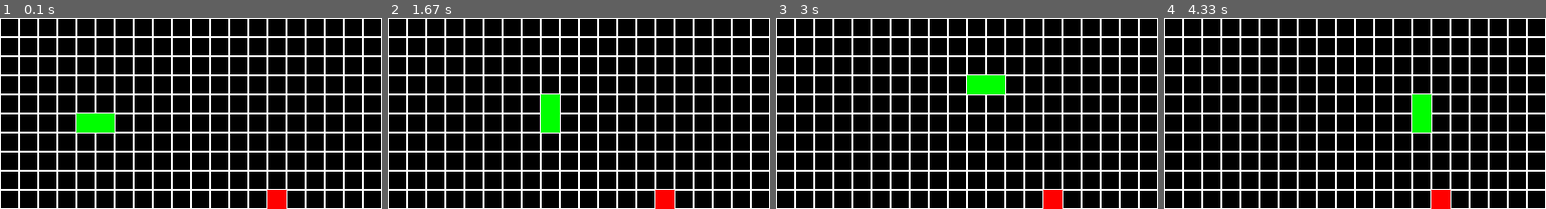
Above: before the commit, frames 1-4 (left to right).
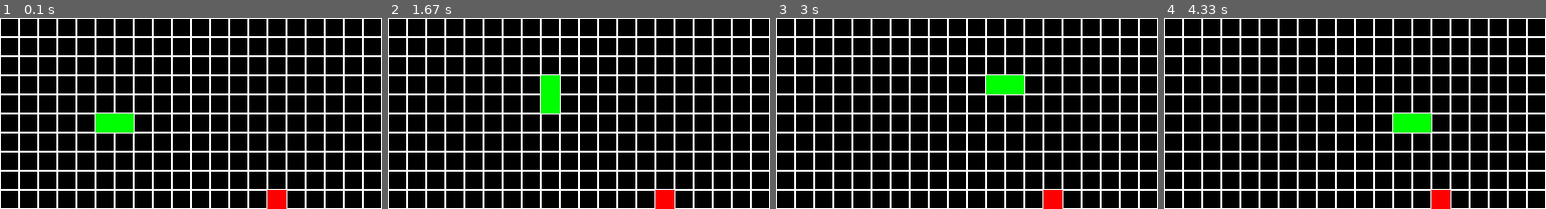
Above: after the commit, the same moments.

Repository: ElChamooo/AlgoBaguette
Game: pygame game, started from snake.py
Same seed, same stepped clock (60 frames per second), same inputs: the game is played once before the commit and once after it.
Inputs:
- Up to frame 1 (0.1 s): no input
- Up to frame 2 (1.67 s): hold Right 0.33-0.8 s; hold Up 0.83-1.33 s; hold Right from 1.37 s (still down)
- Up to frame 3 (3 s): release Right at 2.1 s
- Up to frame 4 (4.33 s): hold Down 3.02-3.93 s; hold Left from 3.97 s (still down)

The runs differ from the first frame. In frame 1, 1.0% of the frame differs, in the area x 20-35%, y 50-60%; in frame 2, 1.0%; in frame 3, 1.0%; in frame 4, 1.0%.

Commit message:
improve reactivity

Diff:
--- a/snake.py
+++ b/snake.py
@@ -52,11 +52,7 @@
 
 running = True
 while running:
-    screen.fill(BLACK)
-    draw_grid()
-    draw_snake(snake)
-    draw_apple(apple)
-    pygame.display.flip()
+
 
     for event in pygame.event.get():
         if event.type == pygame.QUIT:
@@ -94,6 +90,12 @@
     else:
         snake.pop()
 
+    screen.fill(BLACK)
+    draw_grid()
+    draw_snake(snake)
+    draw_apple(apple)
+    pygame.display.flip()
+
     clock.tick(3)
 
 pygame.quit()
